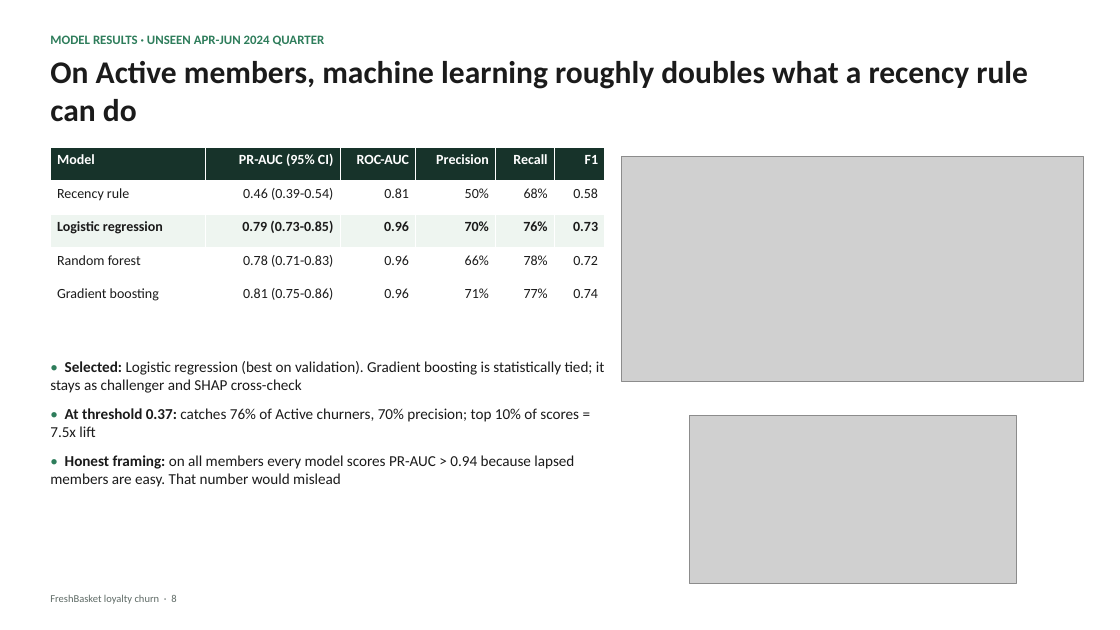
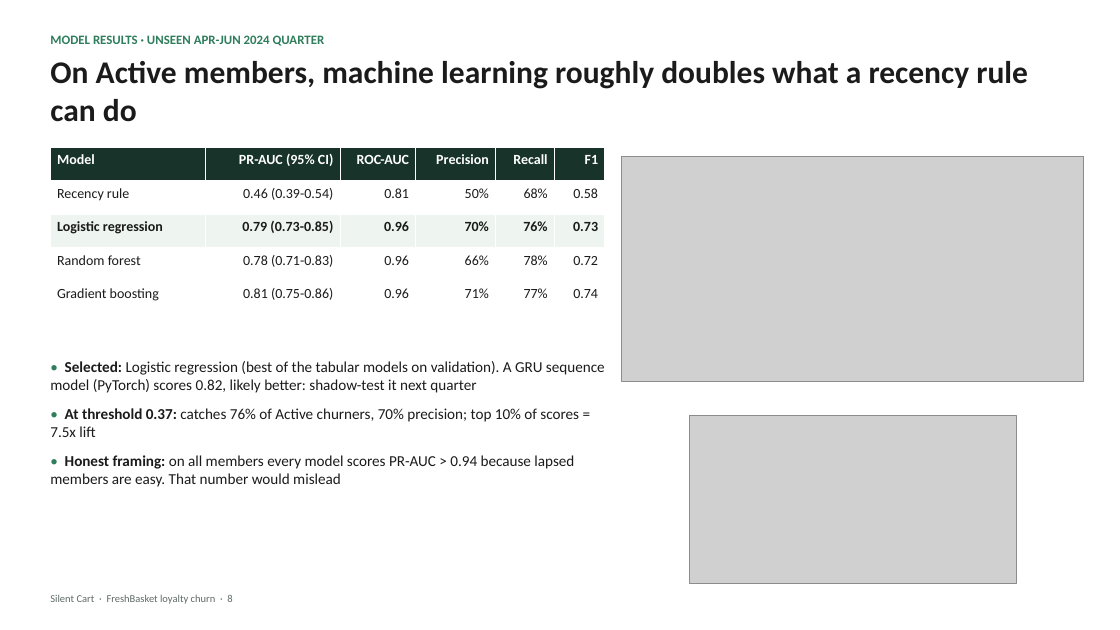
Before and after one commit to Guru-Prasaath/silent-cart, a slide deck: slide 8 of presentation/churn_presentation.pptx. Drawn at 1120x630 pixels with LibreOffice and Linux fonts; fonts in the diff are those of the drawing; grey boxes stand for pictures. Boxes give left, top, right and bottom in pixels: in the first picture for what was removed or moved away, otherwise in the second. Text is boxed around its words. In the diff, an @@ line names an element or a change of style, - is before the commit and + after.

Commit message:
Add Retention Console, advanced analytics and CI
- Dash Retention Console: overview, member drill-down, live scenario simulator, insights
- GRU sequence challenger (PyTorch) with paired-bootstrap comparison
- Survival analysis, behavioural personas, profit-optimal threshold, A/B test sizing
- Next-quarter (Jul-Sep 2024) watchlist, PSI drift and fairness monitoring
- Model card, GitHub Actions CI, report/deck/README updates

```diff
--- a/presentation/churn_presentation.pptx
+++ b/presentation/churn_presentation.pptx
@@ text at (50, 361, 605, 393): text changed @@
-• Selected: Logistic regression (best on validation). Gradient boosting is statistically tied; it stays as challenger and SHAP cross-check
+• Selected: Logistic regression (best of the tabular models on validation). A GRU sequence model (PyTorch) scores 0.82, likely better: shadow-test it next quarter
@@ text at (50, 594, 232, 604): text changed @@
-FreshBasket loyalty churn · 8
+Silent Cart · FreshBasket loyalty churn · 8
```
Also in this commit, not shown: 10 other slides changed, 39 other files.
